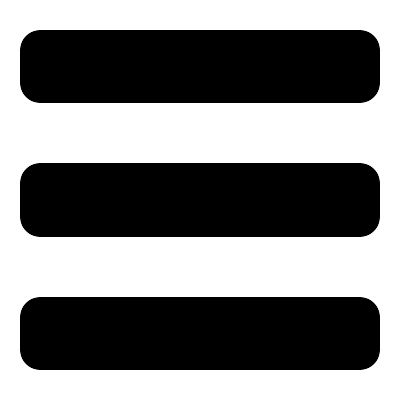
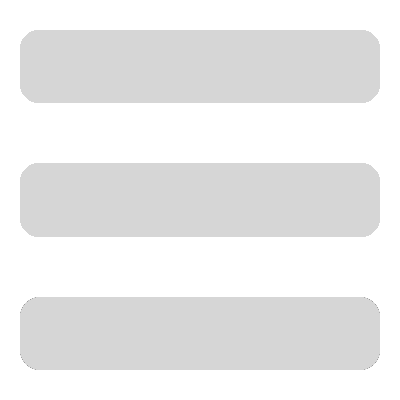
Layers edited between the first and the second w=400, h=400 image:
removed layer "bot" over [20, 297, 380, 370]
removed layer "mid" over [20, 163, 380, 237]
painted on "top" over [20, 30, 380, 370]
